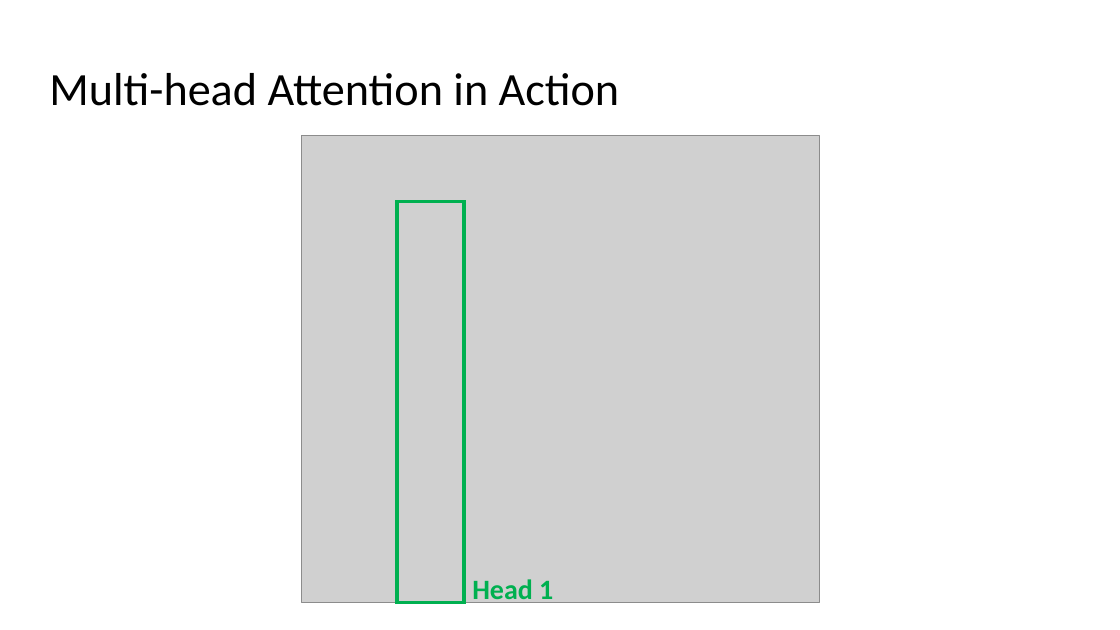
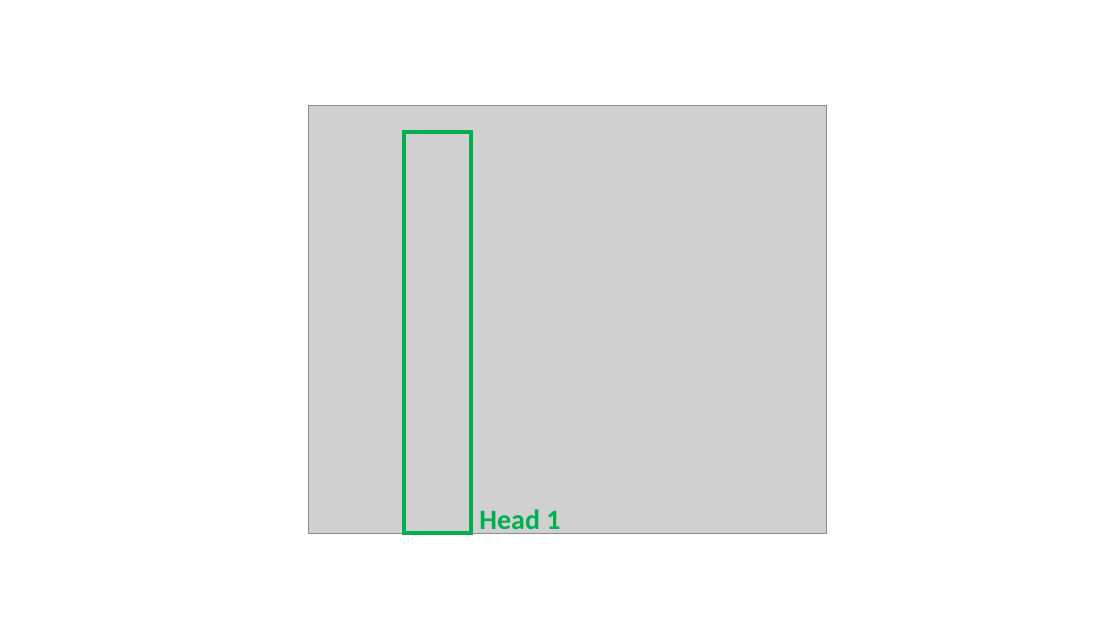
Before and after one commit to yunshiuan/prelim_stance_detection, a slide deck: slide 4 of images/processing_images.pptx. Drawn at 1120x630 pixels with LibreOffice and Linux fonts; fonts in the diff are those of the drawing; grey boxes stand for pictures. Boxes give left, top, right and bottom in pixels: in the first picture for what was removed or moved away, otherwise in the second. Text is boxed around its words. In the diff, an @@ line names an element or a change of style, - is before the commit and + after.

Commit message:
add self-attention mechanism

```diff
--- a/images/processing_images.pptx
+++ b/images/processing_images.pptx
@@ title removed at box(49, 73, 620, 106) @@
-Multi-head Attention in Action
@@ picture: place and size @@
-picture at box(302, 135, 819, 602)
+picture at box(309, 106, 827, 534)
@@ rectangle: place and size @@
-rectangle at box(397, 202, 464, 602)
+rectangle at box(404, 132, 471, 533)
@@ text "Head 1": place and size @@
-text "Head 1" at box(472, 579, 553, 605)
+text "Head 1" at box(479, 509, 560, 536)
```
Also in this commit, not shown: 1 other slide changed, 3 other files.
